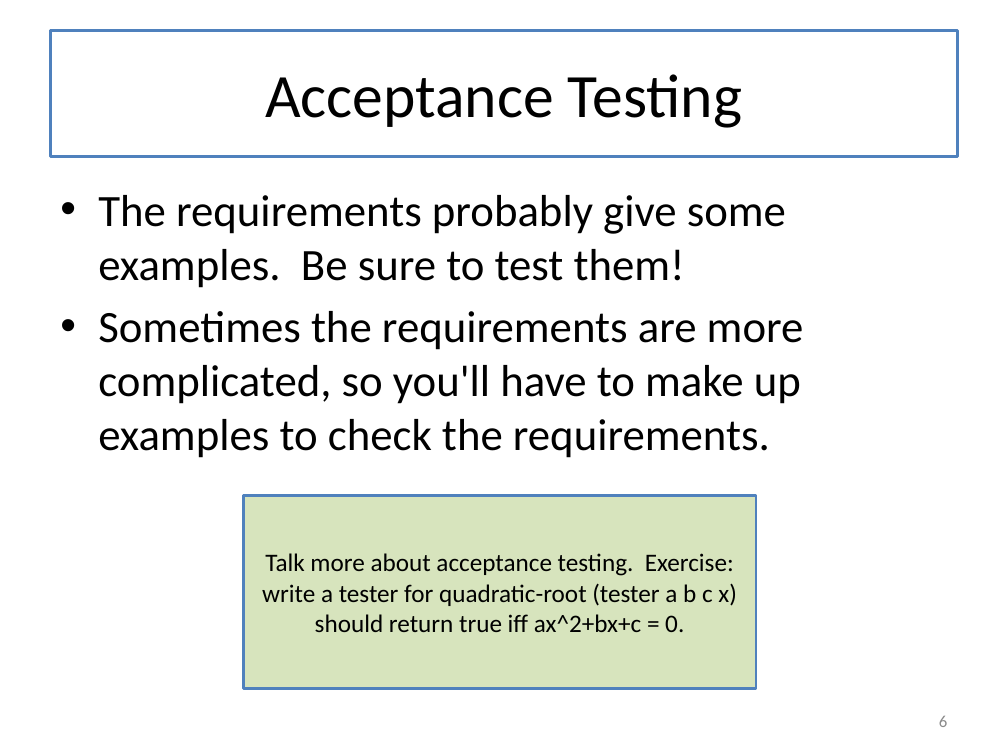
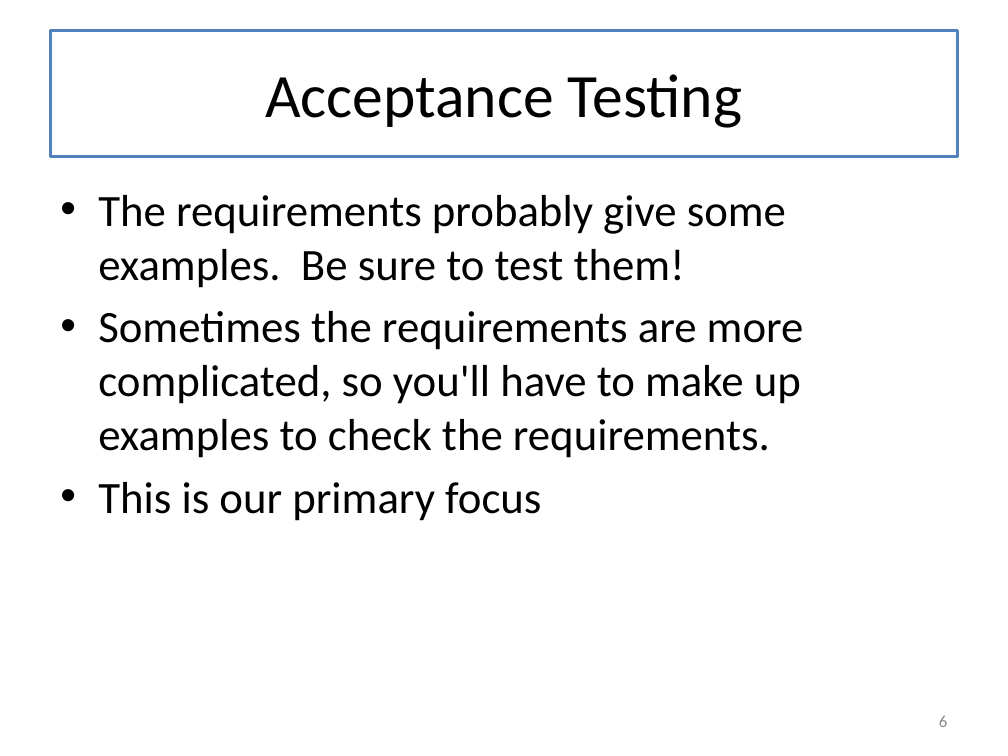
Before and after one commit to mwand/cs5010f16, a slide deck: slide 6 of Slides/Lesson 2.4 Testing.pptx. Drawn at 1008x756 pixels with LibreOffice and Linux fonts; fonts in the diff are those of the drawing. Boxes give left, top, right and bottom in pixels: in the first picture for what was removed or moved away, otherwise in the second. Text is boxed around its words. In the diff, an @@ line names an element or a change of style, - is before the commit and + after.

```diff
--- a/Slides/Lesson 2.4 Testing.pptx
+++ b/Slides/Lesson 2.4 Testing.pptx
@@ text at <box>98,482,541,521</box>: paragraph added @@
+• This is our primary focus
@@ rectangle removed at <box>244,496,756,689</box> @@
-Talk more about acceptance testing. Exercise: write a tester for quadratic-root (tester a b c x) should return true iff ax^2+bx+c = 0.
```
Also in this commit, not shown: 10 other slides changed, 6 slides added, 6 slides removed, 4 other files.
